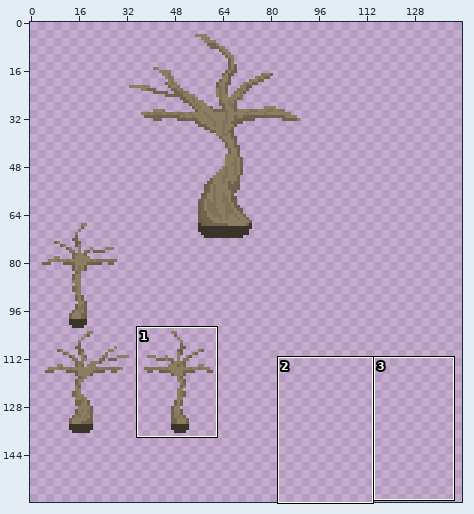
Two versions of one sprite sheet, Ludum Dare 55 Project/Assets/Chunk/Props/Dead trees props.png. Above: a wide view before the commit, with the close-up outlined.
Close-up. Before the commit:
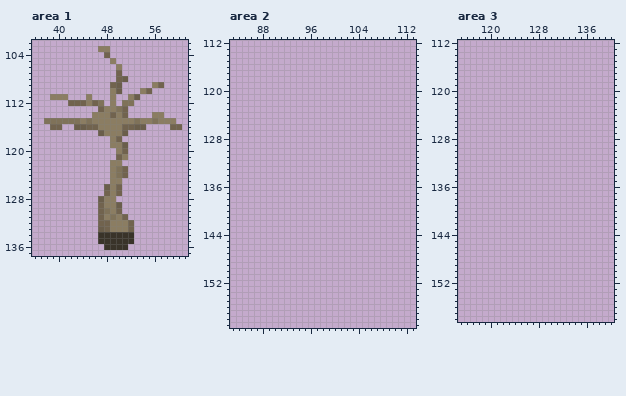
The file is 144x160 pixels. Shown: area 1: x 36..61, y 102..137; area 2: x 83..113, y 112..159; area 3: x 115..140, y 112..158. The old version is drawn lined up with the new one. The commit also changed other parts of the picture, which this record leaves out.
And afterwards:
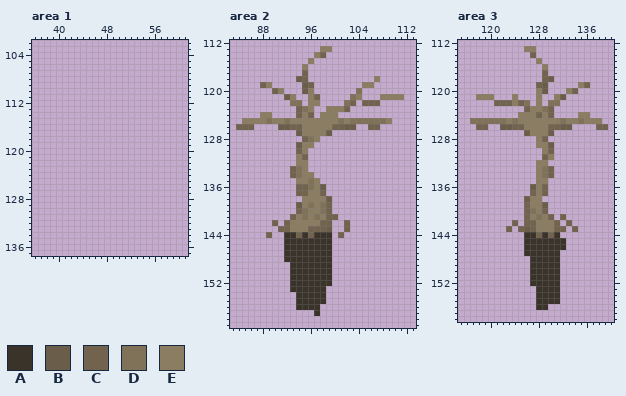
Palette (. is transparent): A #393329  B #6a5e4b  C #71634e  D #7f7259  E #8b7d62
Edits made:
whole drawing moved by -15,-12 (the old picture is shown already moved)
Area 1:
y 103: x 47..48 EE -> ..
y 104: x 48 C -> .
y 105: x 49 E -> .
y 106: x 50 E -> .
y 107: x 50 C -> .
y 108: x 50..51 CB -> ..
y 109: x 49..50 CB -> ..; x 56..57 EC -> ..
y 110: x 49..50 EB -> ..; x 54..55 EC -> ..
y 111: x 39..41 EEE -> ...; x 45 E -> .; x 49 E -> .; x 52..53 EB -> ..
y 112: x 42..47 CCCECD -> ......; x 49 E -> .; x 51..52 DD -> ..
y 113: x 47..51 CEEDC -> .....
y 114: x 46..51 EEECEC -> ......; x 56..57 EE -> ..
y 115: x 38..59 DDDDDDEDEEEEEEEDEEDEEE -> ......................
y 116: x 39..40 CC -> ..; x 43..54 BBCCEEEECCBB -> ............; x 59..60 CC -> ..
y 117: x 47..51 BEEEB -> .....
y 118: x 49..50 EC -> ..
y 119: x 49..51 EEB -> ...
y 120: x 50..51 EC -> ..
y 121: x 50..51 CE -> ..
y 122: x 49..50 EE -> ..
y 123..124: x 49..51 EDC -> ...
y 125: x 49..50 EE -> ..
y 126: x 48..50 BEC -> ...
y 127: x 48..50 CEC -> ...
y 128: x 47..49 BEE -> ...
y 129: x 47..50 CEEB -> ....
y 130: x 47..50 CDEC -> ....
y 131: x 47..51 CEDEC -> .....
y 132: x 47..52 CCEEEC -> ......
y 133: x 47..52 BCEEEC -> ......
y 134..135: x 47..52 AAAAAA -> ......
y 136: x 48..51 AAAA -> ....
Area 2:
y 113: x 98..99 .. -> EE
y 114: x 97..98 .. -> EC
y 115: x 96 . -> E
y 116: x 95 . -> E
y 117: x 95 . -> C
y 118: x 94..95 .. -> BC; x 107 . -> E
y 119: x 88..89 .. -> CE; x 95..96 .. -> BC; x 105..106 .. -> EE
y 120: x 90..91 .. -> CE; x 95..96 .. -> BE; x 104 . -> D
y 121: x 92..93 .. -> BE; x 96..97 .. -> EC; x 103..104 .. -> DE; x 108..111 .... -> EEEE
y 122: x 93..94 .. -> DD; x 96..97 .. -> EE; x 102..103 .. -> DC; x 105..107 ... -> CCC
y 123: x 94..96 ... -> CDE; x 99..102 .... -> EEEC
y 124: x 88..89 .. -> EE; x 94..96 ... -> CEC; x 98..100 ... -> EEE
y 125: x 85..109 ......................... -> EEEEDEEDEEEEEEEEDEDDDDDDE
y 126: x 84..86 ... -> CCC; x 91..103 ............. -> BBCCEEEEECCBB; x 106..107 .. -> CC
y 127: x 94..99 ...... -> BEEEEB
y 128: x 95..97 ... -> CDE
y 129: x 94..96 ... -> BEE
y 130: x 94..95 .. -> CE
y 131: x 94..95 .. -> EC
y 132: x 94..95 .. -> EE
y 133: x 93..95 ... -> CDE
y 134: x 93..96 .... -> CDEE
y 135: x 94..97 .... -> EEDE
y 136: x 94..98 ..... -> CCDEB
y 137: x 94..98 ..... -> CCEEC
y 138: x 95..99 ..... -> EEEEB
y 139: x 94..99 ...... -> BEDEDC
y 140: x 94..99 ...... -> CDEEDC
y 141: x 93..100 ........ -> CEDEDECC
y 142: x 90 . -> C; x 92..99 ........ -> CEEEEECC; x 102 . -> C
y 143: x 91..99 ......... -> CCEEECCCB; x 102 . -> C
y 144: x 89 . -> C; x 92..99 ........ -> AACACAAA; x 101 . -> C
y 145..148: x 92..99 ........ -> AAAAAAAA
y 149..152: x 93..99 ....... -> AAAAAAA
y 153: x 93..98 ...... -> AAAAAA
y 154..155: x 94..98 ..... -> AAAAA
y 156: x 94..97 .... -> AAAA
y 157: x 97 . -> A
Area 3:
y 113: x 126..127 .. -> EE
y 114: x 127 . -> C
y 115: x 128 . -> E
y 116: x 129 . -> E
y 117: x 129 . -> C
y 118: x 129..130 .. -> CB
y 119: x 128..129 .. -> CB; x 135..136 .. -> EC
y 120: x 128..129 .. -> EB; x 133..134 .. -> EC
y 121: x 118..120 ... -> EEE; x 124 . -> E; x 128 . -> E; x 131..132 .. -> EB
y 122: x 121..126 ...... -> CCCECD; x 128 . -> E; x 130..131 .. -> DD
y 123: x 126..130 ..... -> CEEDC
y 124: x 125..130 ...... -> EEECEC; x 135..136 .. -> EE
y 125: x 117..138 ...................... -> DDDDDDEDEEEEEEEDEEDEEE
y 126: x 118..119 .. -> CC; x 122..133 ............ -> BBCCEEEECCBB; x 138..139 .. -> CC
y 127: x 126..130 ..... -> BEEEB
y 128: x 128..129 .. -> EC
y 129: x 128..130 ... -> EEB
y 130: x 129..130 .. -> EC
y 131: x 129..130 .. -> CE
y 132: x 128..129 .. -> EE
y 133..134: x 128..130 ... -> EDC
y 135: x 128..129 .. -> EE
y 136: x 127..129 ... -> BEC
y 137: x 127..129 ... -> CEC
y 138: x 126..128 ... -> BEE
y 139: x 126..129 .... -> CEEB
y 140: x 126..129 .... -> CDEC
y 141: x 126..130 ..... -> CEDEC; x 132 . -> C
y 142: x 124 . -> C; x 126..131 ...... -> CCEEEC; x 133 . -> C
y 143: x 123 . -> C; x 125..132 ........ -> CBCEEECC; x 134 . -> C
y 144: x 126..131 ...... -> AACACA
y 145..146: x 126..132 ....... -> AAAAAAA
y 147: x 126..131 ...... -> AAAAAA
y 148..152: x 127..131 ..... -> AAAAA
y 153..155: x 128..131 .... -> AAAA
y 156: x 128..129 .. -> AA
